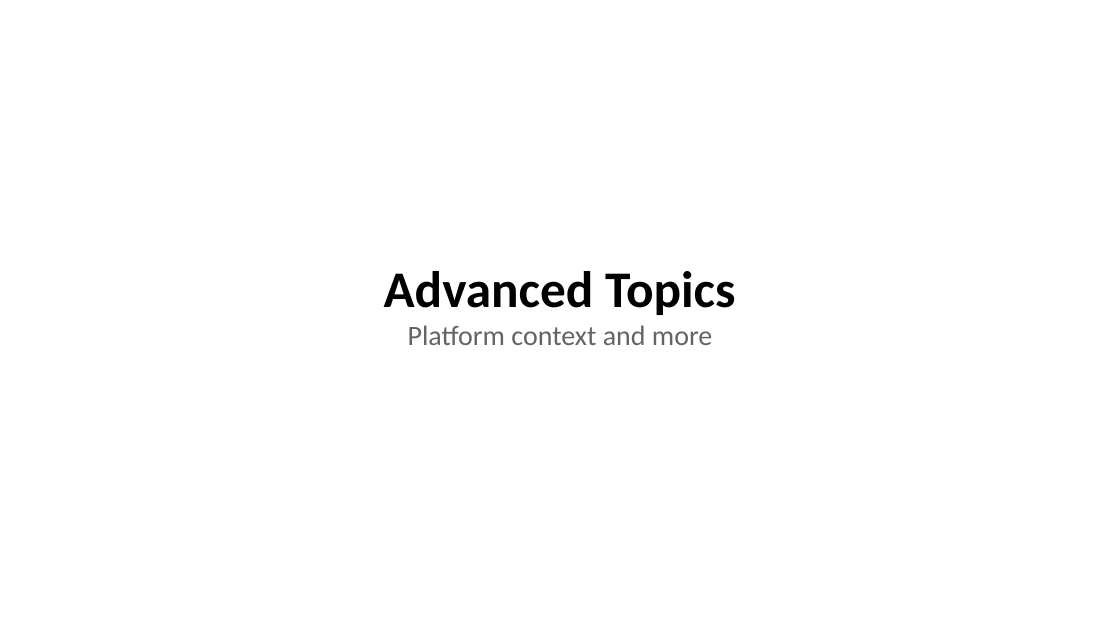
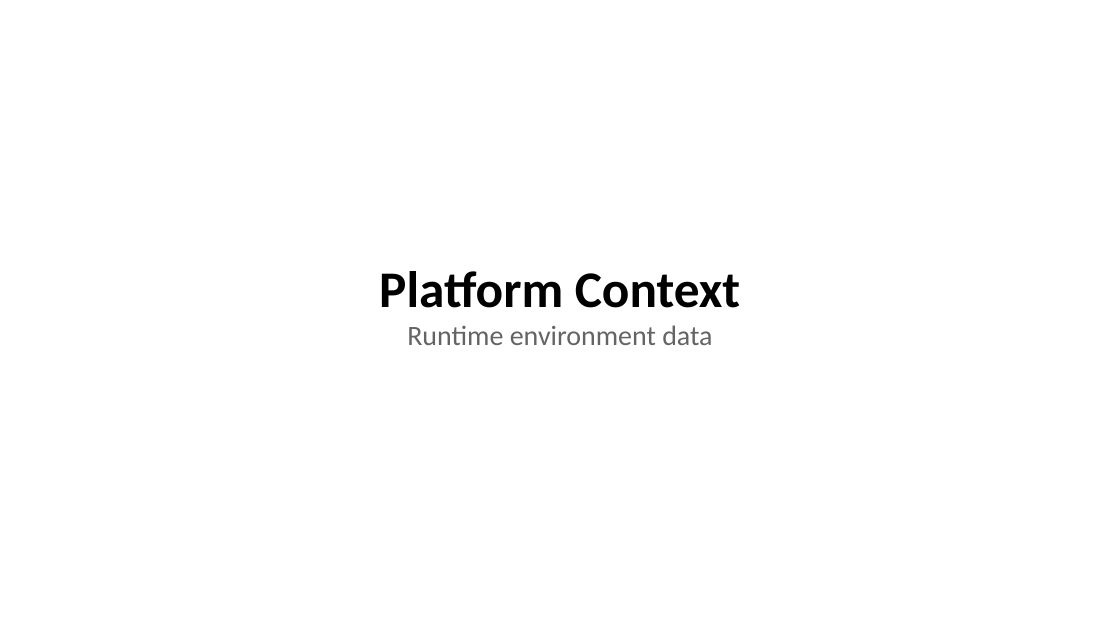
Before and after one commit to duplocloud/dcaf, a slide deck: slide 42 of docs/presentations/dcaf-core-presentation.pptx (slide 34 before the commit). Drawn at 1120x630 pixels with LibreOffice and Linux fonts; fonts in the diff are those of the drawing. Boxes give left, top, right and bottom in pixels: in the first picture for what was removed or moved away, otherwise in the second. Text is boxed around its words. In the diff, an @@ line names an element or a change of style, - is before the commit and + after.

```diff
--- a/docs/presentations/dcaf-core-presentation.pptx
+++ b/docs/presentations/dcaf-core-presentation.pptx
@@ text at [379, 271, 740, 345]: text changed @@
-Advanced Topics
-Platform context and more
+Platform Context
+Runtime environment data
```
Also in this commit, not shown: 8 slides added, 12 other files.
